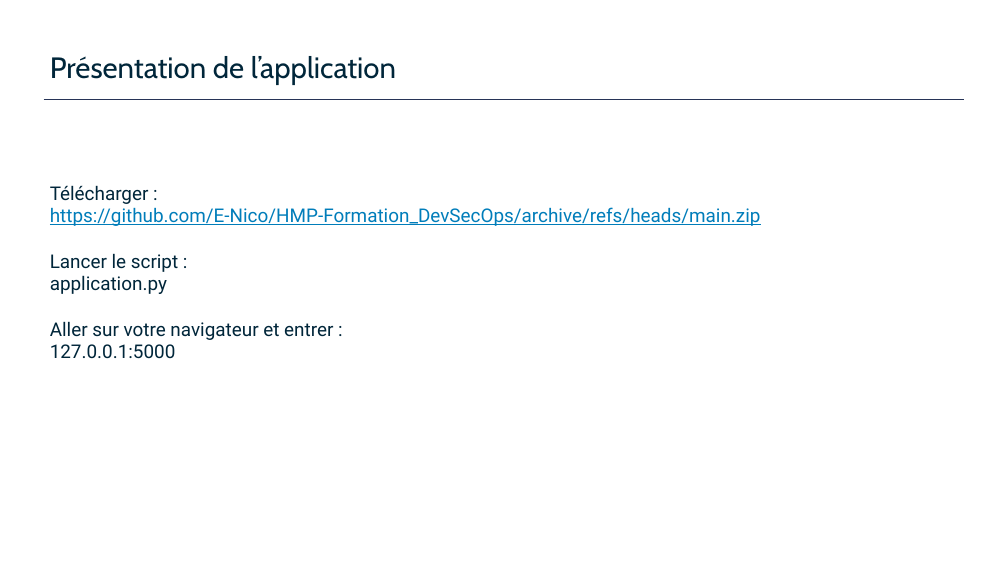
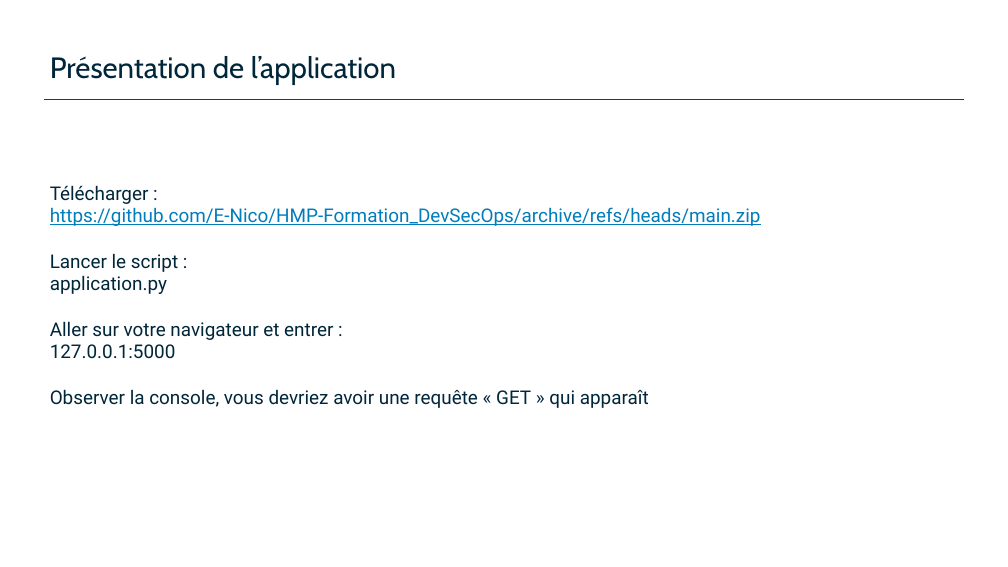
Before and after one commit to E-Nico/HMP-Formation_DevSecOps, a slide deck: slide 6 of Introduction au DevOps.pptx. Drawn at 1008x567 pixels with LibreOffice and Linux fonts; fonts in the diff are those of the drawing; background and template pictures are left out. Boxes give left, top, right and bottom in pixels: in the first picture for what was removed or moved away, otherwise in the second. Text is boxed around its words. In the diff, an @@ line names an element or a change of style, - is before the commit and + after.

```diff
--- a/Introduction au DevOps.pptx
+++ b/Introduction au DevOps.pptx
@@ text at (50, 389, 649, 408): paragraph added @@
+Observer la console, vous devriez avoir une requête « GET » qui apparaît
```
Also in this commit, not shown: 2 other slides changed, 3 slides added, 2 other files.
